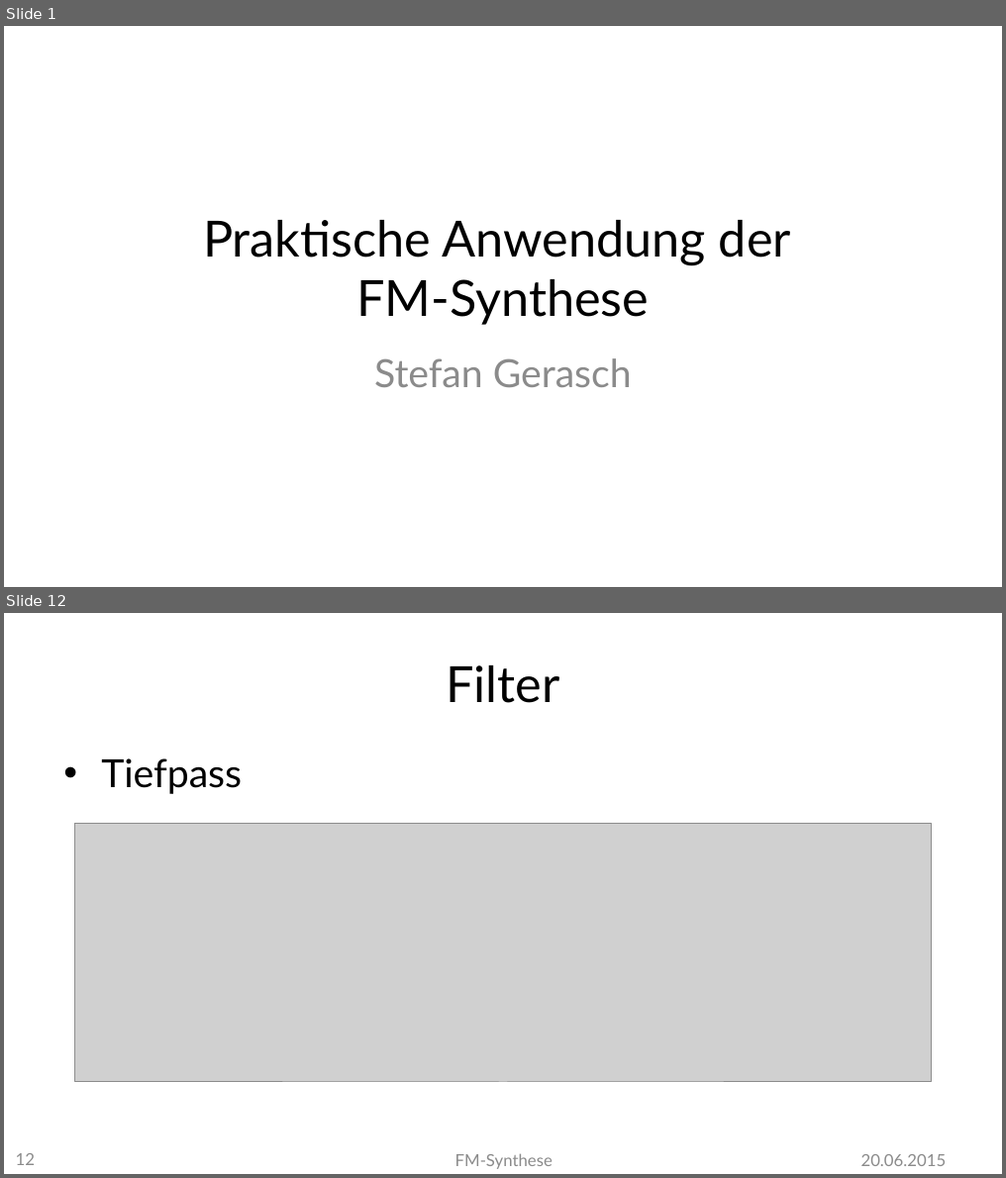
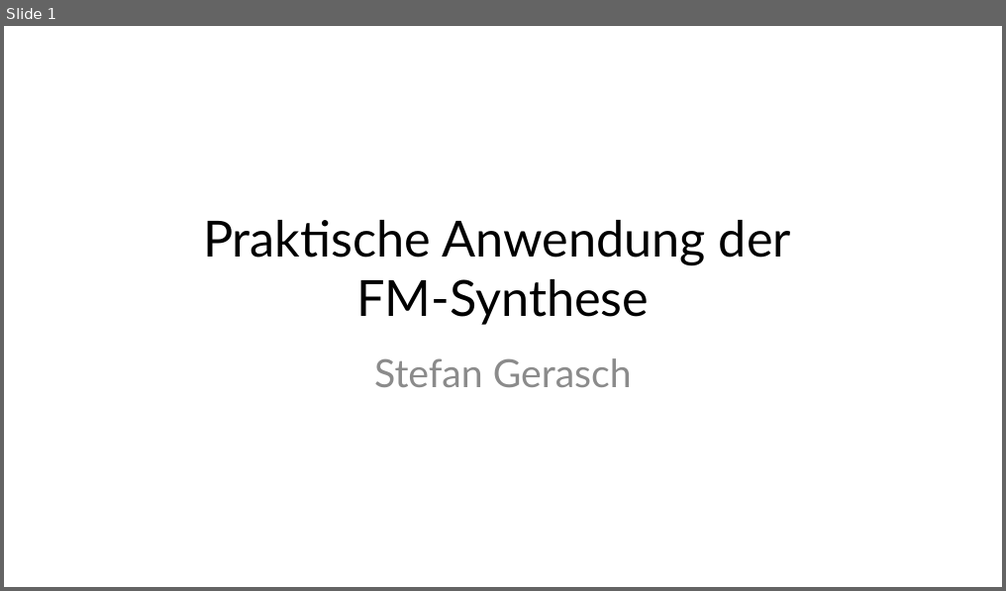
Before and after one commit to MBulli/VSeminar, a slide deck: Praesentation/FMSynthese-Gary.pptx. Shown one above the other, each under a label of ours: slides 1 and 12 before the commit, slide 1 after it; the slides between them are not shown. The pictures are 1006x1178 and 1006x591 pixels, drawn with LibreOffice and Linux fonts; fonts in the diff are those of the drawing; grey boxes stand for pictures; background and template pictures are left out. Boxes give left, top, right and bottom in pixels: in the first picture for what was removed or moved away, otherwise in the second. Text is boxed around its words. In the diff, an @@ line names an element or a change of style, - is before the commit and + after.

```diff
--- a/Praesentation/FMSynthese-Gary.pptx
+++ b/Praesentation/FMSynthese-Gary.pptx
@@ slide 12 removed at (x1=4, y1=613, x2=1002, y2=1174), background #FFFFFF @@
@@ title removed at (x1=446, y1=665, x2=559, y2=703) @@
-Filter
@@ text removed at (x1=101, y1=759, x2=242, y2=794) @@
-• Tiefpass
@@ picture removed at (x1=75, y1=823, x2=931, y2=1082) @@
@@ page number removed at (x1=16, y1=1154, x2=35, y2=1165) @@
-12
@@ text removed at (x1=455, y1=1154, x2=552, y2=1169) @@
-FM-Synthese
@@ text removed at (x1=861, y1=1155, x2=946, y2=1166) @@
-20.06.2015
```
Also in this commit, not shown: 18 slides changed, 4 other slides removed, 6 other files.
